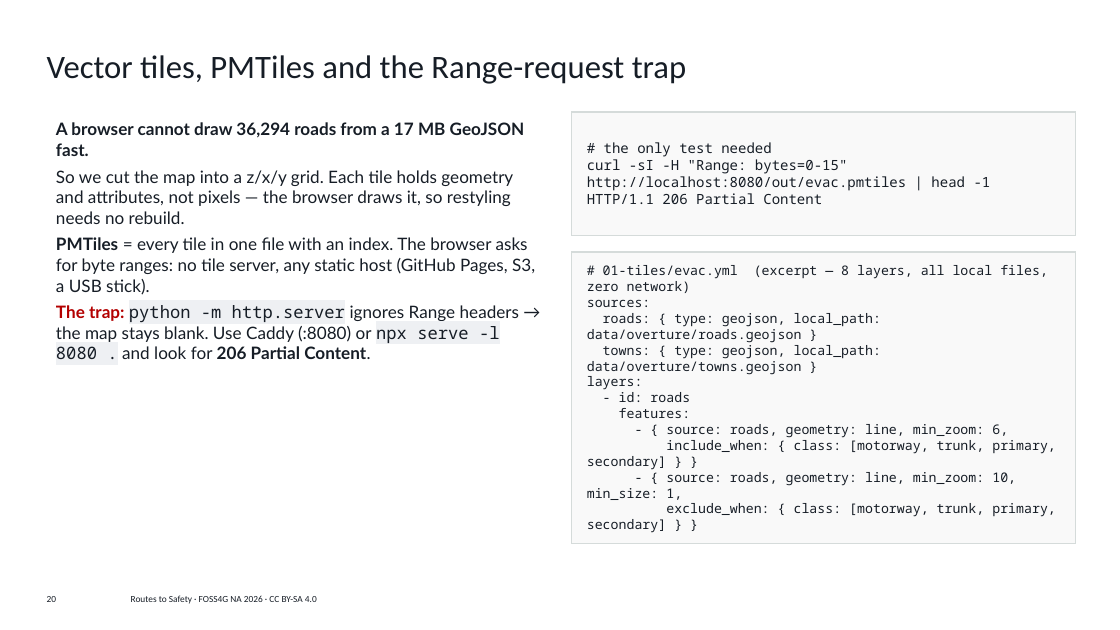
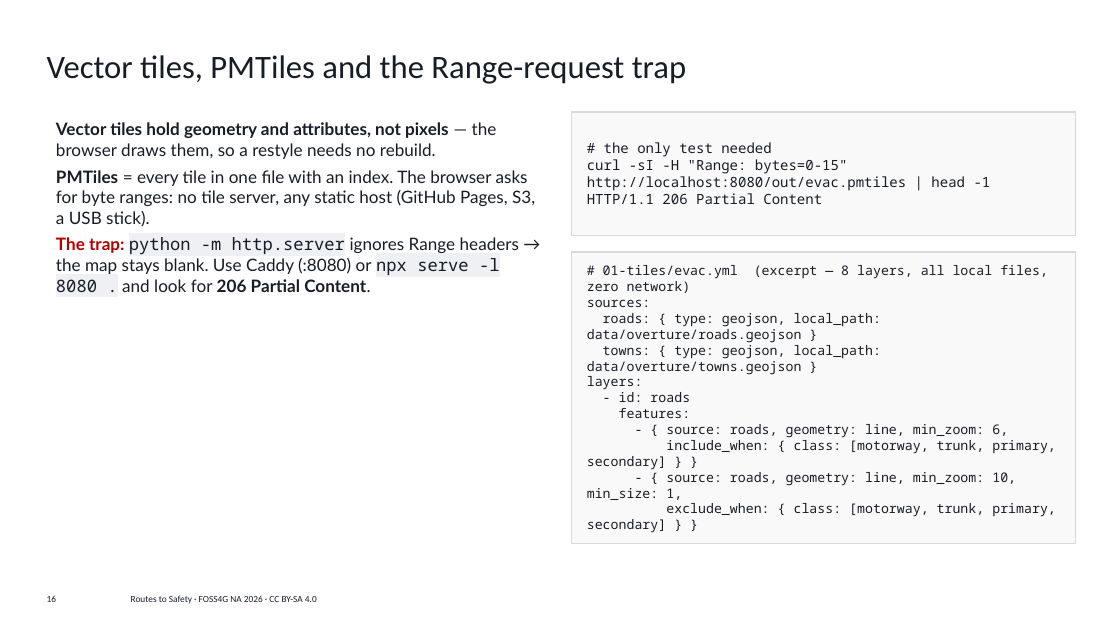
Before and after one commit to vishal4c/routes-to-safety-workshop, a slide deck: slide 16 of deck/Routes-to-Safety-FOSS4G-NA-2026.pptx (slide 20 before the commit). Drawn at 1120x630 pixels with LibreOffice and Linux fonts; fonts in the diff are those of the drawing; background and template pictures are left out. Boxes give left, top, right and bottom in pixels: in the first picture for what was removed or moved away, otherwise in the second. Text is boxed around its words. In the diff, an @@ line names an element or a change of style, - is before the commit and + after.

```diff
--- a/deck/Routes-to-Safety-FOSS4G-NA-2026.pptx
+++ b/deck/Routes-to-Safety-FOSS4G-NA-2026.pptx
@@ text at <box>56,122,497,159</box>: text changed; bold on @@
-A browser cannot draw 36,294 roads from a 17 MB GeoJSON fast.
-So we cut the map into a z/x/y grid. Each tile holds geometry and attributes, not pixels — the browser draws it, so restyling needs no rebuild.
+Vector tiles hold geometry and attributes, not pixels — the browser draws them, so a restyle needs no rebuild.
@@ page number at <box>47,595,56,602</box>: text changed @@
-20
+16
```
Also in this commit, not shown: 4 other slides changed, 2 slides added, 11 slides removed, 1 other file.
